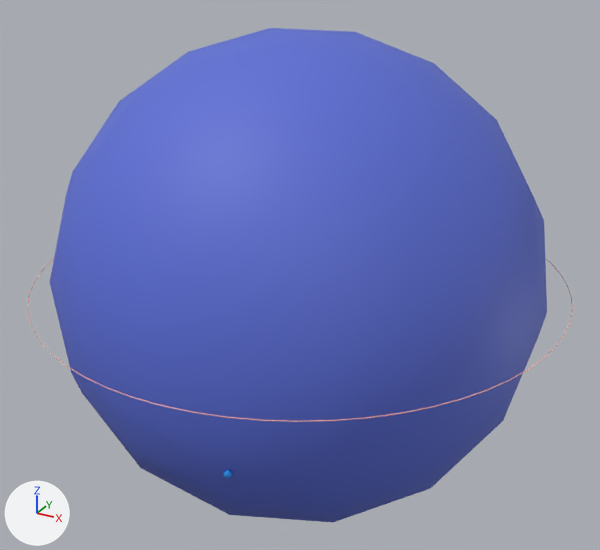
The glTF model glb/78.glb, before and after one commit.
Before and after are seen from a 50 mm camera at (1.269, -2.307, 1.152) aimed at (0.0, 0.0, -0.001). Every picture has the same lights, and +X, +Y and +Z are marked at lower left. The older version comes first. Where no turn or scale is listed for an object, it has been applied to the vertices.

Names of what the first picture shows: 'Orbital_6s_0' and 2 more.
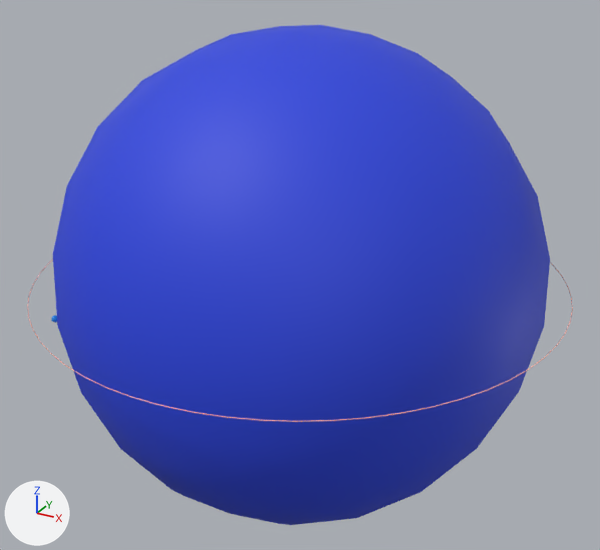
Boxes (x1, y1, x2, y2) around the edits, measured in the pictures (600 x 550 px):
'Orbital_6s_0', recoloured, turned: before (50, 28, 547, 522); after (53, 25, 550, 525)

Patch to the scene script:
```diff
--- a/glb/78.glb.py
+++ b/glb/78.glb.py
@@ mat_tmp_orb_78_6s @@
 mat_tmp_orb_78_6s = principled_material('TMP_orb_78_6s')
-mat_tmp_orb_78_6s.base_color = (0.103, 0.153, 0.662)  # blue #5a6dd5
+mat_tmp_orb_78_6s.base_color = (0.0214, 0.0577, 0.729)  # blue #2844de
 mat_tmp_orb_78_6s.roughness = 0.6
@@ ob_orbital_6s_0 @@
 ob_orbital_6s_0.location = (0.0, 0.0, 0.0)
-ob_orbital_6s_0.rotation_euler = (0.691, 0.441, -0.0081)  # degrees (40, 25, -0.5)
+ob_orbital_6s_0.rotation_euler = (0.317, 0.59, 2.139)  # degrees (18, 34, 123)
 ob_orbital_6s_0.scale = (0.828, 0.828, 0.828)
```
